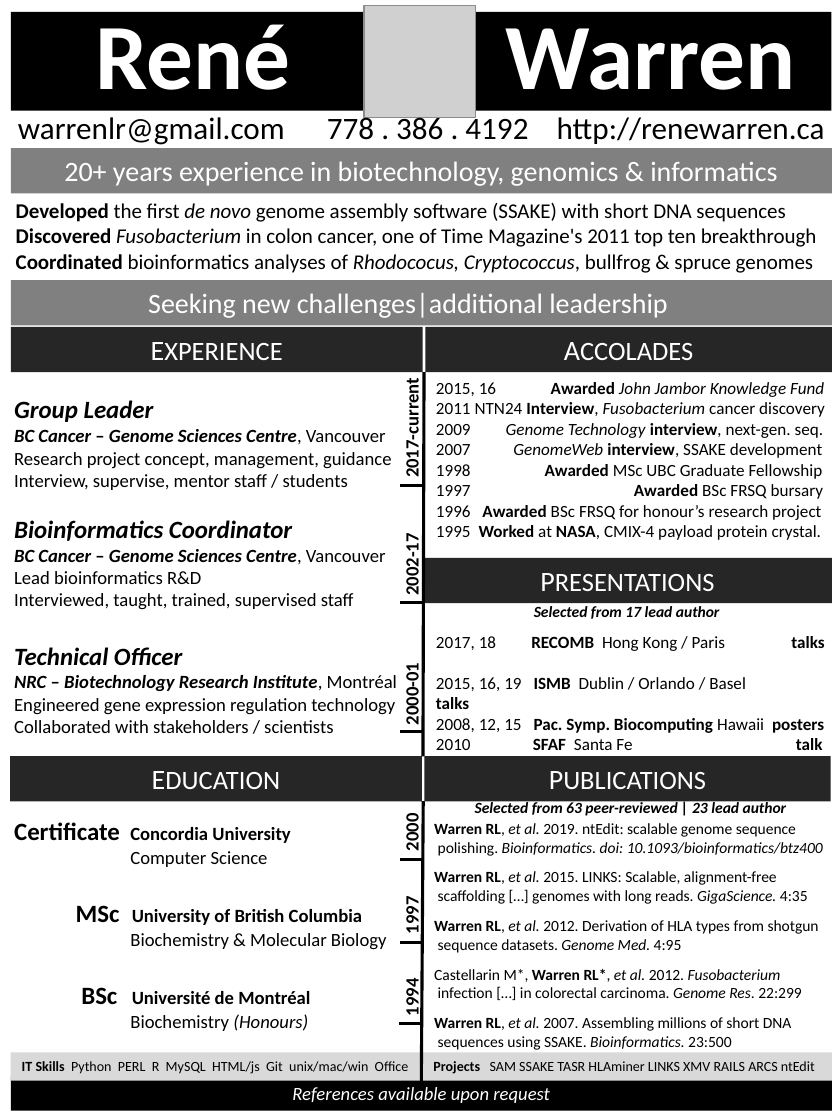
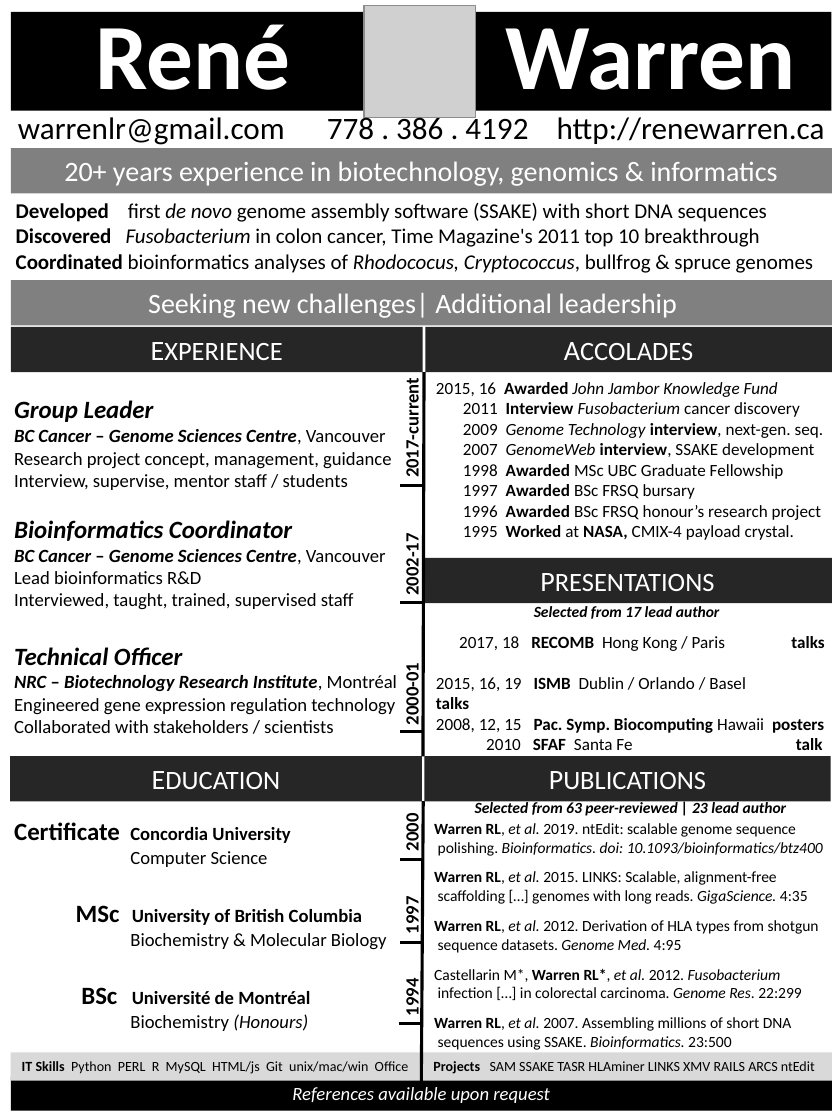
Before and after one commit to warrenlr/warrenlr.github.io, a slide deck: slide 1 of cv/CV_RWARREN_PPT.pptx. Drawn at 840x1120 pixels with LibreOffice and Linux fonts; fonts in the diff are those of the drawing; grey boxes stand for pictures. Boxes give left, top, right and bottom in pixels: in the first picture for what was removed or moved away, otherwise in the second. Text is boxed around its words. In the diff, an @@ line names an element or a change of style, - is before the commit and + after.

```diff
--- a/cv/CV_RWARREN_PPT.pptx
+++ b/cv/CV_RWARREN_PPT.pptx
@@ text at <box>16,203,767,247</box>: text changed @@
-Developed the first de novo genome assembly software (SSAKE) with short DNA sequences
-Discovered Fusobacterium in colon cancer, one of Time Magazine's 2011 top ten breakthrough
+Developed first de novo genome assembly software (SSAKE) with short DNA sequences
+Discovered Fusobacterium in colon cancer, Time Magazine's 2011 top 10 breakthrough
@@ text in rectangle at <box>148,293,676,318</box>: text changed @@
-Seeking new challenges|additional leadership
+Seeking new challenges| Additional leadership
@@ text at <box>463,402,800,417</box>: text changed @@
-2011 NTN24 Interview, Fusobacterium cancer discovery
+2011 Interview Fusobacterium cancer discovery
@@ text at <box>463,505,821,540</box>: text changed @@
-1996 Awarded BSc FRSQ for honour’s research project
-1995 Worked at NASA, CMIX-4 payload protein crystal.
+1996 Awarded BSc FRSQ honour’s research project
+1995 Worked at NASA, CMIX-4 payload crystal.
```
Also in this commit, not shown: 1 other file.
